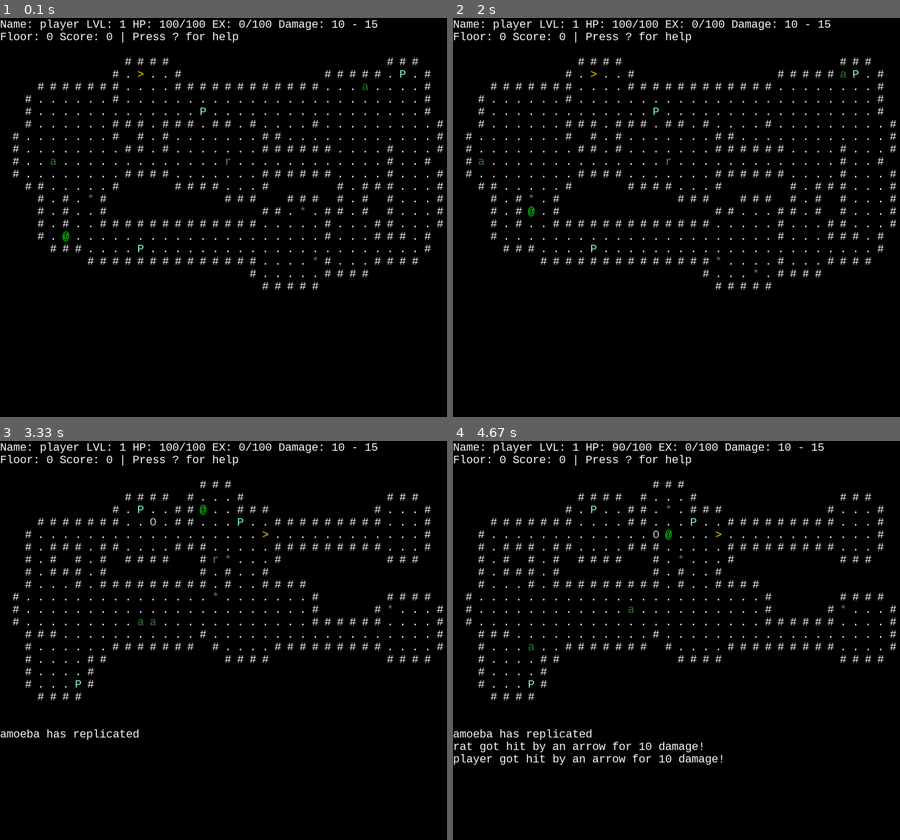
Above: before the commit, frames 1-4 (two rows, left to right).
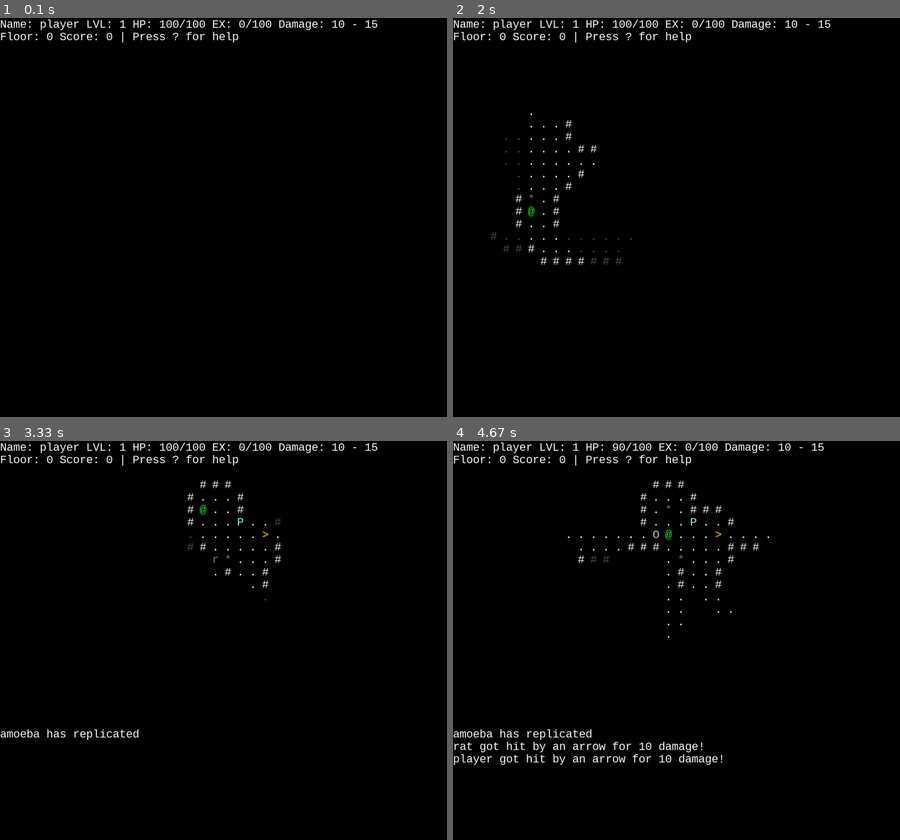
Above: after the commit, the same moments.

Repository: pyrotek45/pygame-roguehack
Game: pygame game, started from game.py
Two runs of this game, one before a commit and one after it. Both use one fixed random seed, a clock stepped at 60 frames per second and the inputs below.
Inputs:
- Up to frame 1 (0.1 s): no input
- Up to frame 2 (2 s): hold Right 0.33-0.8 s; hold Up 0.83-1.13 s; hold Right 1.17-1.63 s; hold Left from 1.67 s (still down); tap K at 1.82 s
- Up to frame 3 (3.33 s): release Left at 2.2 s; tap R at 2.23 s; hold Down 2.57-2.87 s; hold Left 2.9-3.3 s; tap K at 3.05 s
- Up to frame 4 (4.67 s): hold Up 3.33-3.7 s; tap J at 3.4, 3.8, 4.1, 4.47 s; tap K at 3.48 s; hold Right 3.73-4.37 s; tap / at 3.88 s; hold Down from 4.4 s (still down)

The runs differ from the first frame. In frame 1, 3.4% of the frame differs, in the area x 2-100%, y 9-69%; in frame 2, 3.0%; in frame 3, 2.6%; in frame 4, 2.4%.

Commit message:
Add fog of war founctionality

Diff:
--- a/game.py
+++ b/game.py
@@ -40,6 +40,11 @@
         self.log = []
         self.map.add_component("entities", self.player)
 
+        # Fog of war system
+        self.visible_tiles = set()  # Tiles currently visible
+        self.seen_tiles = set()  # Tiles that have ever been seen
+        self.vision_radius = 8  # Vision range
+
     def reset(self):
         self.state = State.OVERWORLD
         self.player = Entity("player", 5, 5, 100, 5, (0, 255, 0), "@", Weapon("Sword", 30, "!", 5, 10))
@@ -49,6 +54,10 @@
         self.log = []
         self.map.add_component("entities", self.player)
 
+        # Reset fog of war
+        self.visible_tiles = set()
+        self.seen_tiles = set()
+
     def add_mobs(self, num):
         for _ in range(num):
             mob = create_random_mob()
@@ -82,10 +91,16 @@
 
         self.current_floor += 1
         self.player.x, self.player.y = self.map.find_up_stairs(self.map.grid)
+        # Reset fog of war for new floor
+        self.visible_tiles = set()
+        self.seen_tiles = set()
 
     def go_up_stairs(self):
         self.current_floor -= 1
         self.player.x, self.player.y = self.map.find_down_stairs(self.map.grid)
+        # Reset fog of war for new floor
+        self.visible_tiles = set()
+        self.seen_tiles = set()
 
     # log can only show 8, so perhaps list needs to erase non visable ones, otherwise
     # list could grow and waste memory. unless there is a log history feature at some point?
@@ -94,8 +109,68 @@
         while len(self.log) > 9:
             self.log.pop(0)
 
+    def calculate_fov(self):
+        """Calculate field of view using raycasting - walls block vision"""
+        self.visible_tiles = set()
+        px, py = self.player.x, self.player.y
+
+        # Add player position as visible (note: using (y, x) format for consistency)
+        self.visible_tiles.add((py, px))
+        self.seen_tiles.add((py, px))
+
+        # Cast rays to all tiles within vision radius
+        for dx in range(-self.vision_radius, self.vision_radius + 1):
+            for dy in range(-self.vision_radius, self.vision_radius + 1):
+                distance = (dx * dx + dy * dy) ** 0.5
+                if distance > self.vision_radius:
+                    continue
+
+                # Cast ray from player to this tile using Bresenham-like algorithm
+                target_x = px + dx
+                target_y = py + dy
+
+                # Check bounds
+                if target_x < 0 or target_x >= GRID_W or target_y < 0 or target_y >= GRID_H:
+                    continue
+
+                # Cast ray
+                x0, y0 = px, py
+                x1, y1 = target_x, target_y
+
+                # Use integer-based line drawing
+                steps = max(abs(x1 - x0), abs(y1 - y0))
+
+                if steps == 0:
+                    self.visible_tiles.add((y0, x0))  # (y, x) format
+                    self.seen_tiles.add((y0, x0))
+                    continue
+
+                for step in range(steps + 1):
+                    if steps > 0:
+                        t = step / steps
+                        x = int(x0 + (x1 - x0) * t)
+                        y = int(y0 + (y1 - y0) * t)
+                    else:
+                        x, y = x0, y0
+
+                    # Check bounds
+                    if x < 0 or x >= GRID_W or y < 0 or y >= GRID_H:
+                        break
+
+                    # Add to visible tiles (before checking if wall) - using (y, x) format
+                    self.visible_tiles.add((y, x))
+                    self.seen_tiles.add((y, x))
+
+                    # Check if wall blocks vision (stop here, can't see beyond)
+                    if self.map.grid[y][x] == "#":
+                        break
+
     def update(self):
         self.map.update()
+
+        # Calculate field of view
+        self.calculate_fov()
+
         if self.player.health <= 0:
             self.state = State.GAMEOVER
 
@@ -103,13 +178,20 @@
         color = (255, 255, 255)
         under_player = []
         map_overlay = {}
-        for overlay in self.map.components.values():
+
+        # First pass: collect all overlay items (only visible ones)
+        for overlay_name, overlay in self.map.components.items():
             for obj in overlay:
+                pos = (obj.y, obj.x)
+
+                # Only add to overlay if visible
+                if pos not in self.visible_tiles:
+                    continue
+
                 # this kind of sucks. all items need some sort of visablity
                 # attribute but whatever ig. when adding something to the
                 # components use one of these attributes.
                 if hasattr(obj, "dead") and not obj.dead:
-                    pos = (obj.y, obj.x)
                     symbol = (obj.symbol, obj.color)
                     if pos not in map_overlay:
                         map_overlay[pos] = symbol
@@ -117,7 +199,6 @@
                         under_player.append(obj.name)
                     continue
                 elif hasattr(obj, "used") and not obj.used:
-                    pos = (obj.y, obj.x)
                     symbol = (obj.symbol, obj.color)
                     if pos not in map_overlay:
                         map_overlay[pos] = symbol
@@ -125,7 +206,6 @@
                         under_player.append(obj.name)
                     continue
                 elif hasattr(obj, "visable") and obj.visable:
-                    pos = (obj.y, obj.x)
                     symbol = (obj.symbol, obj.color)
                     if pos not in map_overlay:
                         map_overlay[pos] = symbol
@@ -145,12 +225,11 @@
         def wall_visible(yy, xx):
             if self.map.grid[yy][xx] != "#":
                 return False
+            # Wall is visible if adjacent to a seen floor tile
             for dy, dx in [(-1, 0), (1, 0), (0, -1), (0, 1)]:
                 ny, nx = yy + dy, xx + dx
                 if 0 <= ny < height and 0 <= nx < width:
-                    if self.map.grid[ny][nx] == ".":
-                        return True
-                    elif self.map.grid[ny][nx] == "<" or self.map.grid[ny][nx] == ">":
+                    if (ny, nx) in self.seen_tiles and self.map.grid[ny][nx] == ".":
                         return True
             return False
 
@@ -167,28 +246,46 @@
 
         for y, row in enumerate(self.map.grid):
             for x, ch in enumerate(row):
-                if (y, x) in map_overlay:
-                    if map_overlay[(y, x)][1] == "@":
+                pos = (y, x)
+                is_visible = pos in self.visible_tiles
+                is_seen = pos in self.seen_tiles
+
+                # If not seen at all, show black
+                if not is_seen:
+                    text = font.render(" ", True, (0, 0, 0))
+                    screen.blit(text, (x * FONTSIZE, y * FONTSIZE + top_bar_size_offset))
+                    continue
+
+                # If seen but not visible, show dimmed (fog of war)
+                dimmed_color = (80, 80, 80)  # Dark gray for fog of war
+
+                if pos in map_overlay:
+                    if map_overlay[pos][1] == "@":
+                        # Player is always visible
                         text = font.render("@", True, (0, 255, 0))
                         screen.blit( text, (x * FONTSIZE, y * FONTSIZE + top_bar_size_offset) )
                     else:
-                        text = font.render( str(map_overlay[(y, x)][0]), True, map_overlay[(y, x)][1] )
+                        symbol_color = map_overlay[pos][1] if is_visible else dimmed_color
+                        text = font.render( str(map_overlay[pos][0]), True, symbol_color )
                         screen.blit( text, (x * FONTSIZE, y * FONTSIZE + top_bar_size_offset) )
                 else:
+                    render_color = color if is_visible else dimmed_color
                     if ch == "#":
                         if wall_visible(y, x):
-                            text = font.render("#", True, color)
+                            text = font.render("#", True, render_color)
                         else:
-                            text = font.render(" ", True, color)
+                            text = font.render(" ", True, (0, 0, 0))
                     elif ch == "<":
                         if world.current_floor == 0:
-                            text = font.render(".", True, color)
+                            text = font.render(".", True, render_color)
                         elif world.current_floor >= 1:
-                            text = font.render("<", True, (255, 215, 0))
+                            stair_color = (255, 215, 0) if is_visible else dimmed_color
+                            text = font.render("<", True, stair_color)
                     elif ch == ">":
-                        text = font.render(">", True, (255, 215, 0))
+                        stair_color = (255, 215, 0) if is_visible else dimmed_color
+                        text = font.render(">", True, stair_color)
                     else:
-                        text = font.render(ch, True, color)
+                        text = font.render(ch, True, render_color)
                     screen.blit( text, (x * FONTSIZE, y * FONTSIZE + top_bar_size_offset) )
 
         # draw log
